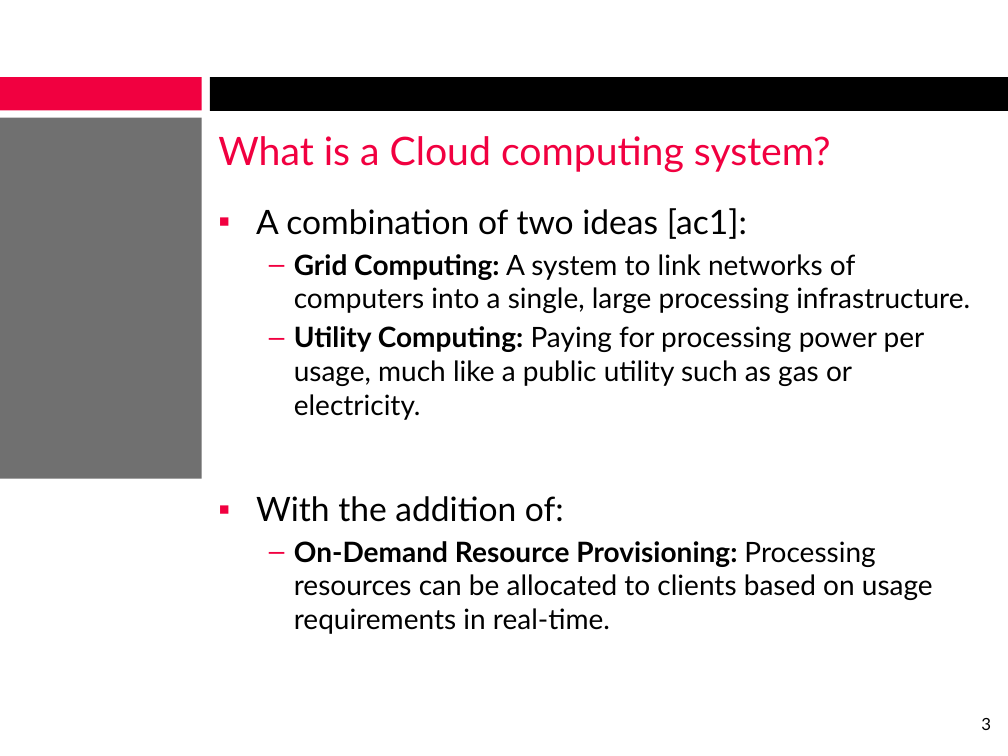
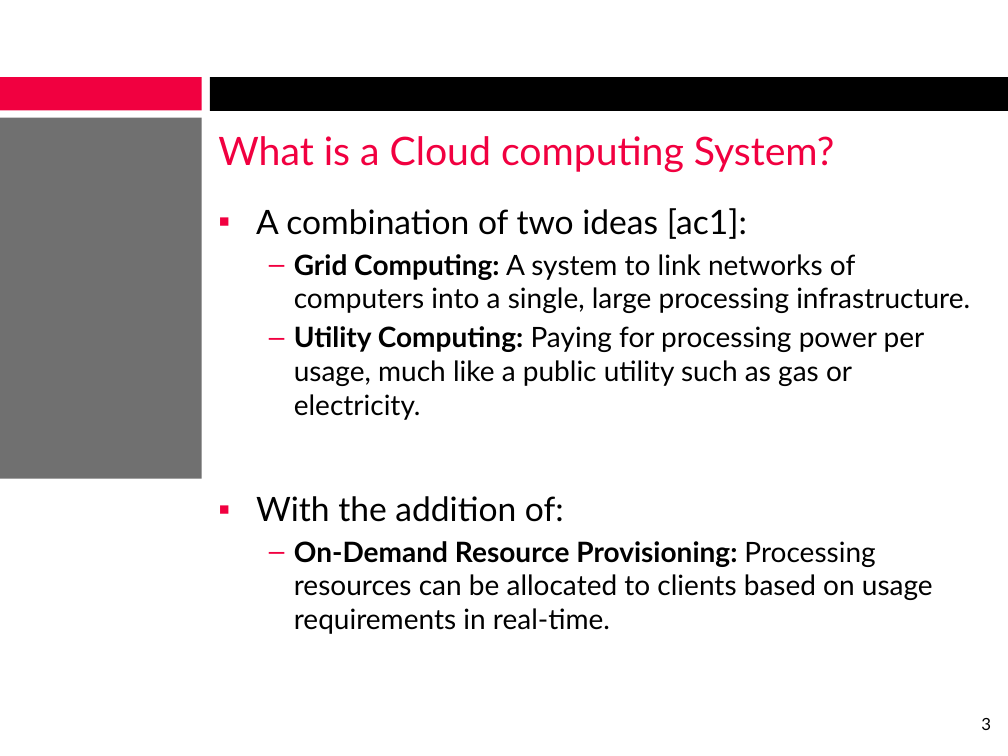
Before and after one commit to alexcraig/Sysc4806-Alarm-System, a slide deck: slide 3 of presentation_slides/Slides_AlexCraig.pptx. Drawn at 1008x756 pixels with LibreOffice and Linux fonts; fonts in the diff are those of the drawing; background and template pictures are left out. Boxes give left, top, right and bottom in pixels: in the first picture for what was removed or moved away, otherwise in the second. Text is boxed around its words. In the diff, an @@ line names an element or a change of style, - is before the commit and + after.

```diff
--- a/presentation_slides/Slides_AlexCraig.pptx
+++ b/presentation_slides/Slides_AlexCraig.pptx
@@ title at (x1=218, y1=136, x2=834, y2=172): text changed @@
-What is a Cloud computing system?
+What is a Cloud computing System?
```
Also in this commit, not shown: 9 other slides changed, 1 slide removed.
